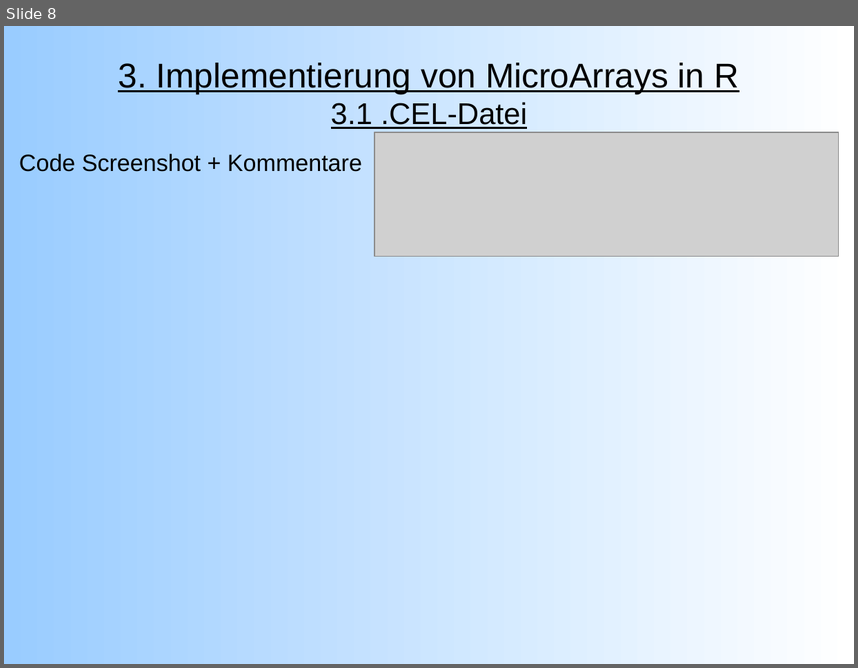
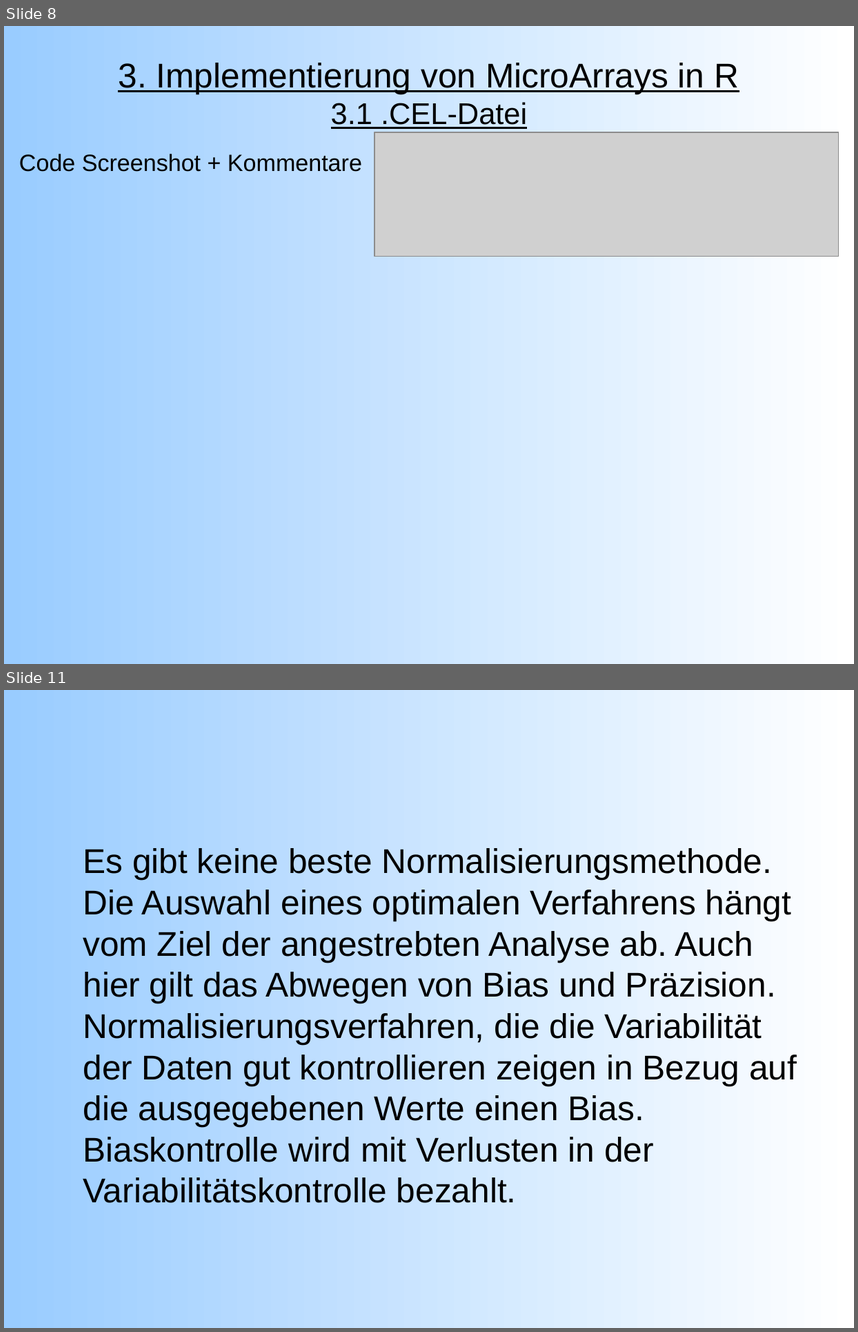
Before and after one commit to emmkey/GenEx, a slide deck: W1 Praesentation.odp. Shown one above the other, each under a label of ours: slide 8 before the commit, slides 8 and 11 after it; the slides between them are not shown. The pictures are 858x668 and 858x1332 pixels, drawn with LibreOffice and Linux fonts; fonts in the diff are those of the drawing; grey boxes stand for pictures. Boxes give left, top, right and bottom in pixels: in the first picture for what was removed or moved away, otherwise in the second. Text is boxed around its words. In the diff, an @@ line names an element or a change of style, - is before the commit and + after.

```diff
--- a/W1 Praesentation.odp
+++ b/W1 Praesentation.odp
@@ slide 11 added at [4, 690, 854, 1328], background gradient #99CCFF to #FFFFFF @@
@@ text added at [83, 848, 797, 1203], 32 pt, text #000000 @@
+Es gibt keine beste Normalisierungsmethode. Die Auswahl eines optimalen Verfahrens hängt vom Ziel der angestrebten Analyse ab. Auch hier gilt das Abwegen von Bias und Präzision. Normalisierungsverfahren, die die Variabilität der Daten gut kontrollieren zeigen in Bezug auf die ausgegebenen Werte einen Bias. Biaskontrolle wird mit Verlusten in der Variabilitätskontrolle bezahlt.
```
Also in this commit, not shown: 3 slides changed, 1 other slide added.
